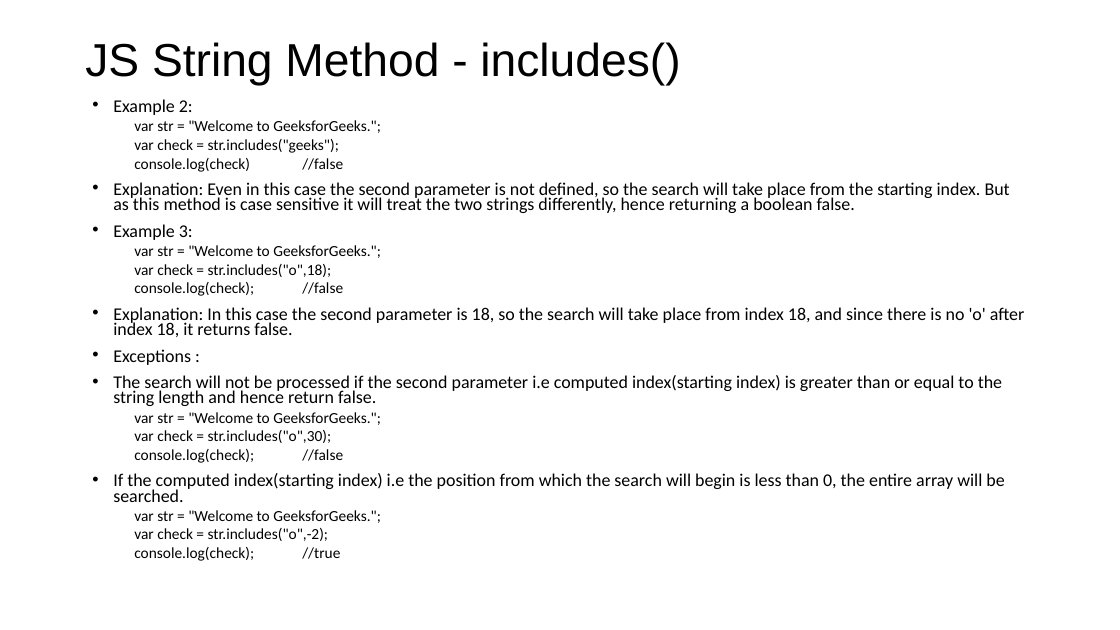
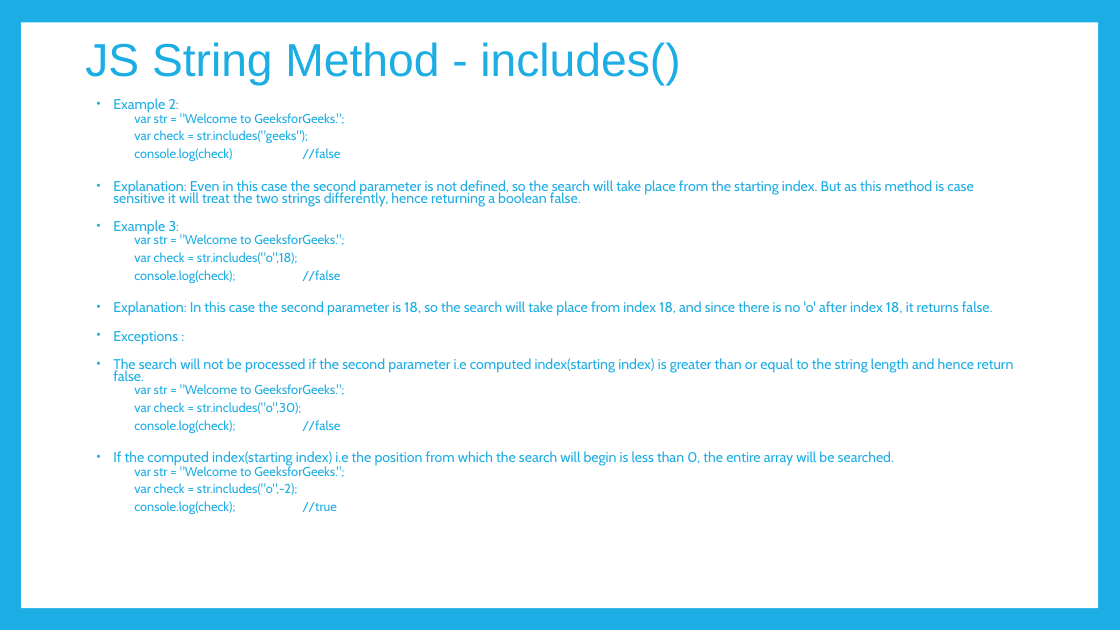
Before and after one commit to PramodJana/JavaScript, a slide deck: slide 9 of GFG JS Course Curriculam/Articles/004 String Values.pptx. Drawn at 1120x630 pixels with LibreOffice and Linux fonts; fonts in the diff are those of the drawing. Boxes give left, top, right and bottom in pixels: in the first picture for what was removed or moved away, otherwise in the second. Text is boxed around its words. In the diff, an @@ line names an element or a change of style, - is before the commit and + after.

```diff
--- a/GFG JS Course Curriculam/Articles/004 String Values.pptx
+++ b/GFG JS Course Curriculam/Articles/004 String Values.pptx
@@ background #FFFFFF to #1CADE4 @@
@@ rectangle added at [21, 23, 1098, 608], fill #FFFFFF @@
@@ title "JS String Method - includes()" at [85, 42, 680, 86]: text colour #000000 to #1CADE4 @@
@@ text "Example 2:" at [113, 98, 1013, 514]: size 15.4 to 12.1 pt in "Example 2:", "Explanation: Even in this case the second ...", "Example 3:", "Explanation: In this case the second parameter ..." and 3 more places; font Calibri to Cabin, text colour #000000 to #1CADE4; size 13.2 to 11 pt in "var str = "Welcome to GeeksforGeeks.";", "var check = str.includes("geeks");", "console.log(check) //false", "var str = "Welcome to GeeksforGeeks.";" and 8 more places; indent changed; more space between paragraphs @@
```
Also in this commit, not shown: 13 other slides changed, 4 slides added, 4 slides removed, 7 other files.
